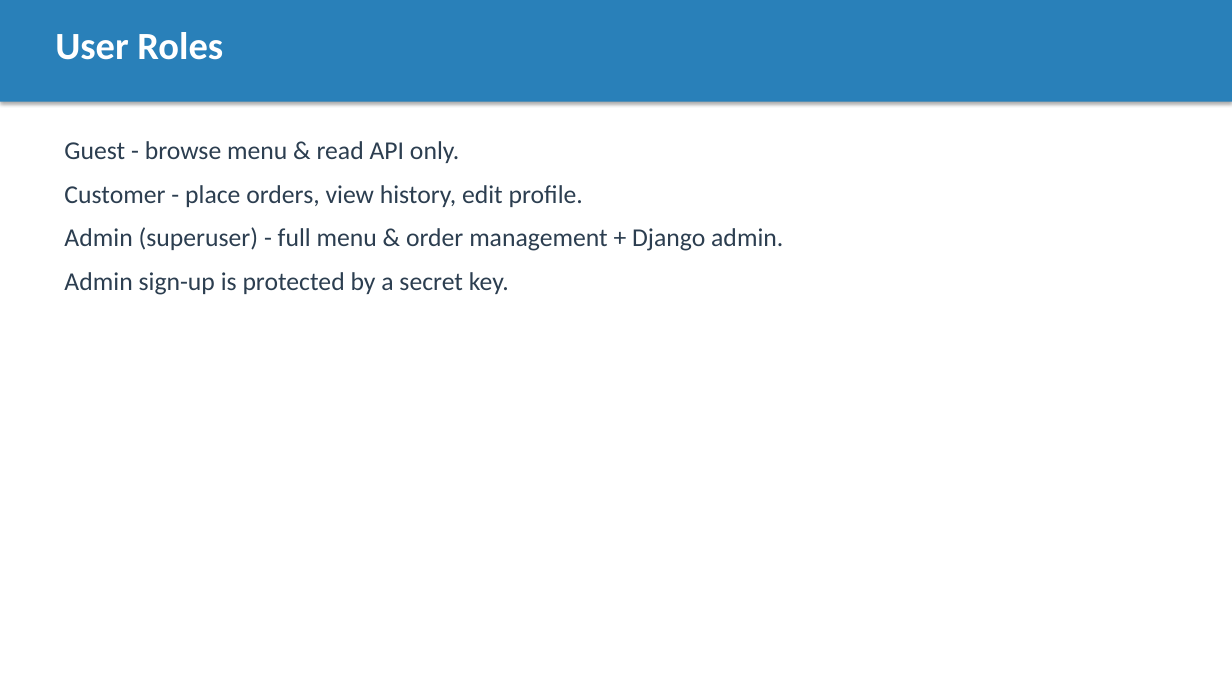
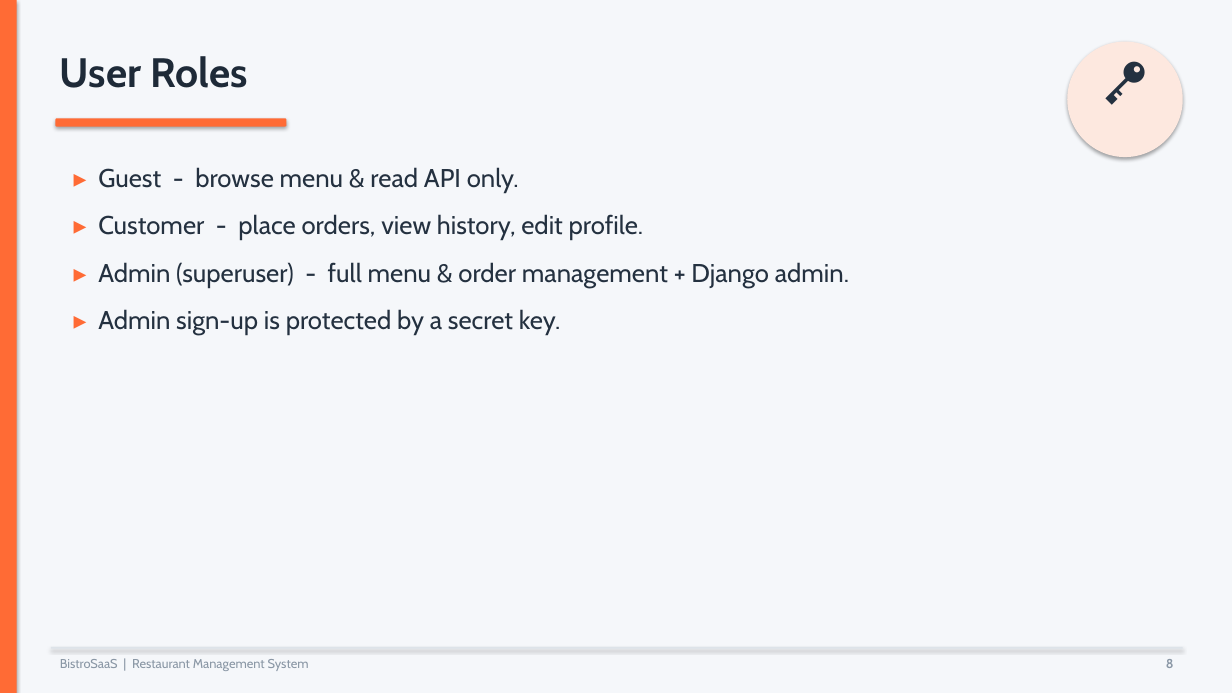
Before and after one commit to afridi-mussa/Resturant-Management-System, a slide deck: slide 8 of docs/Project_Presentation.pptx. Drawn at 1232x693 pixels with LibreOffice and Linux fonts; fonts in the diff are those of the drawing. Boxes give left, top, right and bottom in pixels: in the first picture for what was removed or moved away, otherwise in the second. Text is boxed around its words. In the diff, an @@ line names an element or a change of style, - is before the commit and + after.

```diff
--- a/docs/Project_Presentation.pptx
+++ b/docs/Project_Presentation.pptx
@@ background #FFFFFF to #F5F7FA @@
@@ rectangle removed at [0, 0, 1232, 102] @@
@@ rectangle added at [0, 0, 17, 693], fill #FF6B35 @@
@@ text "User Roles": place and size @@
-text "User Roles" at [55, 32, 223, 60]
+text "User Roles" at [60, 56, 248, 88]
@@ text "User Roles" at [60, 56, 248, 88]: size 30 to 32 pt, font Calibri to Cabin, text colour #FFFFFF to #1E2A38 @@
@@ ellipse added at [1067, 42, 1183, 157], fill #FDE8DF @@
@@ text added at [1067, 46, 1183, 152], 36 pt, text #243140 @@
+🔑
@@ rounded rectangle added at [55, 118, 287, 127], fill #FF6B35 @@
@@ text at [98, 167, 849, 335]: text changed; font Calibri to Cabin; text colour #2C3E50 to #243140 @@
-Guest - browse menu & read API only.
-Customer - place orders, view history, edit profile.
-Admin (superuser) - full menu & order management + Django admin.
-Admin sign-up is protected by a secret key.
+▸ Guest - browse menu & read API only.
+▸ Customer - place orders, view history, edit profile.
+▸ Admin (superuser) - full menu & order management + Django admin.
+▸ Admin sign-up is protected by a secret key.
@@ rectangle added at [51, 647, 1183, 649], fill #DDE3E9 @@
@@ text added at [60, 659, 309, 671], 10 pt, text #8A97A5 @@
+BistroSaaS | Restaurant Management System
@@ text added at [1166, 659, 1174, 668], 10 pt, text #8A97A5, bold @@
+8
```
Also in this commit, not shown: 19 other slides changed, 2 other files.
